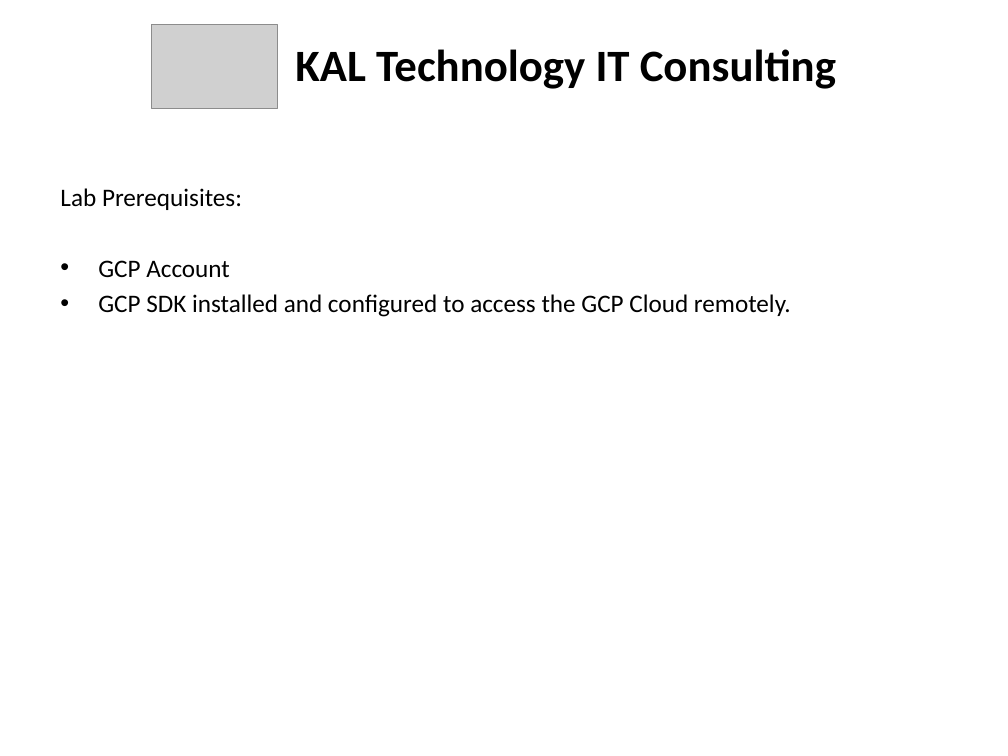
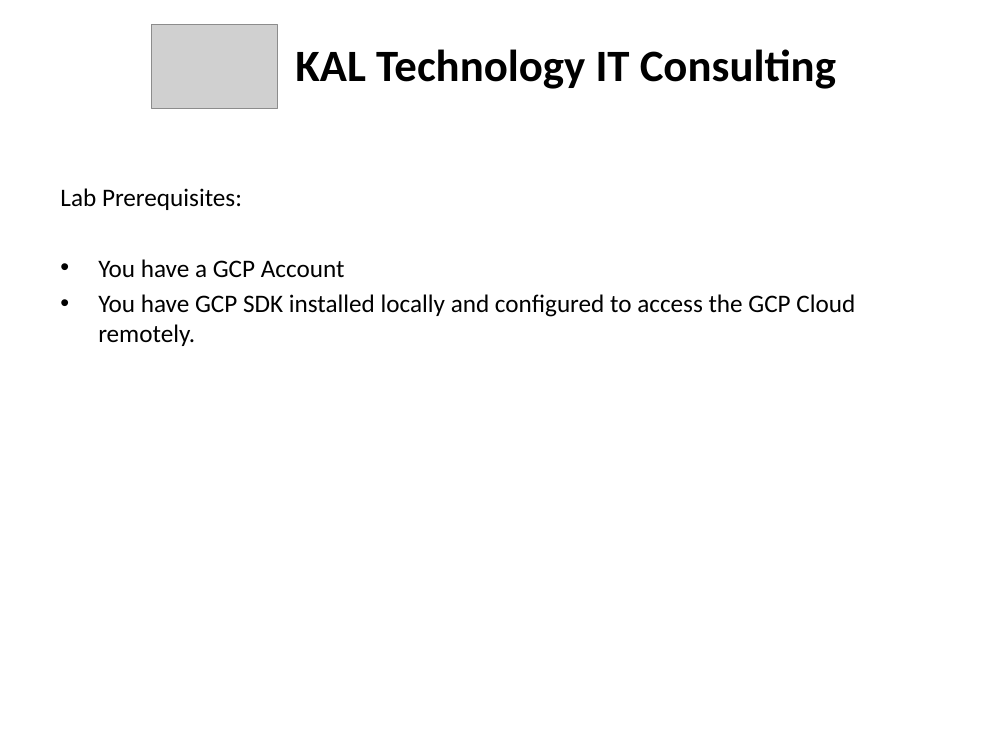
Before and after one commit to kskalvar/gcp-compute-ssh-self-signed-certificate, a slide deck: slide 4 of GCP Compute ssh Self-Signed-Certificate.pptx. Drawn at 1008x756 pixels with LibreOffice and Linux fonts; fonts in the diff are those of the drawing; grey boxes stand for pictures. Boxes give left, top, right and bottom in pixels: in the first picture for what was removed or moved away, otherwise in the second. Text is boxed around its words. In the diff, an @@ line names an element or a change of style, - is before the commit and + after.

```diff
--- a/GCP Compute ssh Self-Signed-Certificate.pptx
+++ b/GCP Compute ssh Self-Signed-Certificate.pptx
@@ text at bbox=[98, 259, 855, 346]: text changed @@
-• GCP Account
-• GCP SDK installed and configured to access the GCP Cloud remotely.
+• You have a GCP Account
+• You have GCP SDK installed locally and configured to access the GCP Cloud remotely.
```
Also in this commit, not shown: 4 other slides changed, 1 other file.
